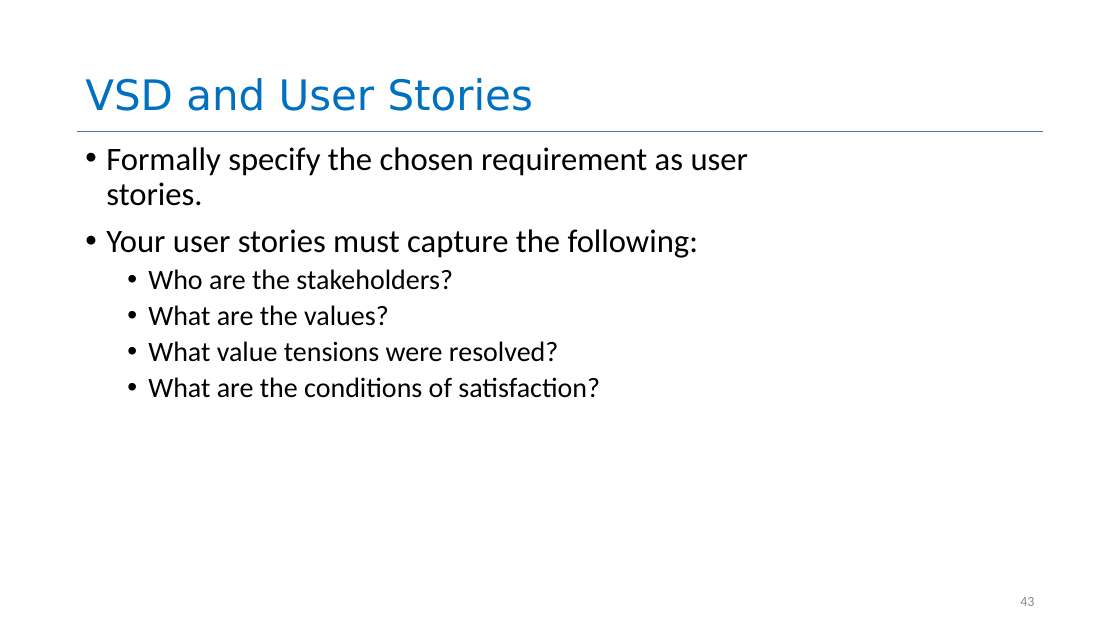
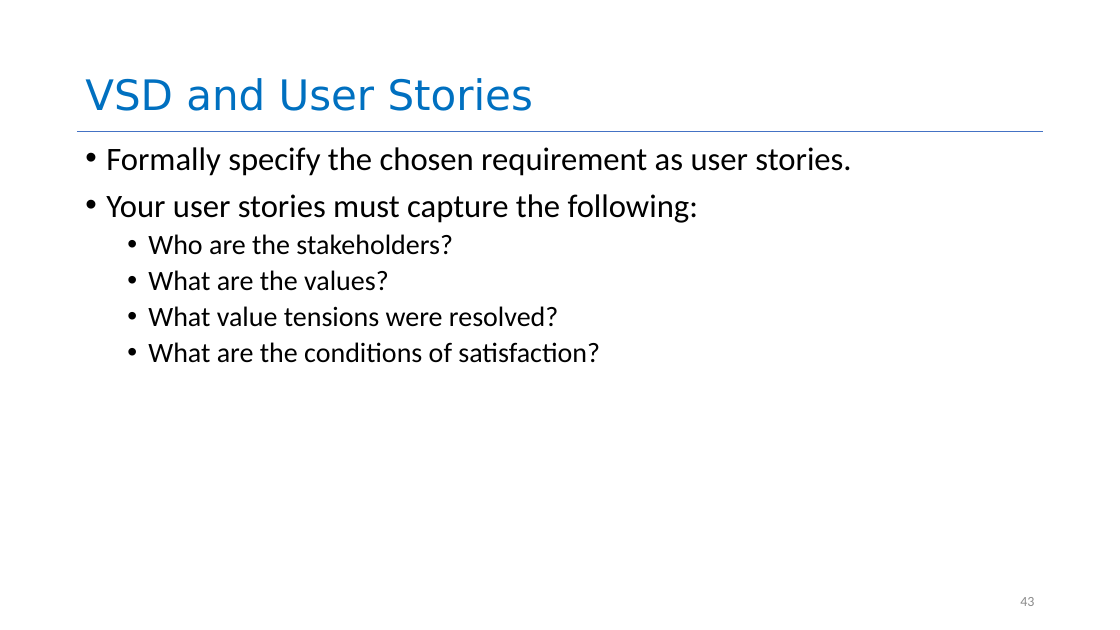
Before and after one commit to yashburshe/CS4530-Fall-2025, a slide deck: slide 43 of Slides/Module 01.2 Requirements Gathering.pptx. Drawn at 1120x630 pixels with LibreOffice and Linux fonts; fonts in the diff are those of the drawing. Boxes give left, top, right and bottom in pixels: in the first picture for what was removed or moved away, otherwise in the second. Text is boxed around its words. In the diff, an @@ line names an element or a change of style, - is before the commit and + after.

```diff
--- a/Slides/Module 01.2 Requirements Gathering.pptx
+++ b/Slides/Module 01.2 Requirements Gathering.pptx
@@ text "Formally specify the chosen requirement ..." rewrapped from (106,147,748,398) to (106,147,851,363) @@
```
Also in this commit, not shown: 1 other file.
